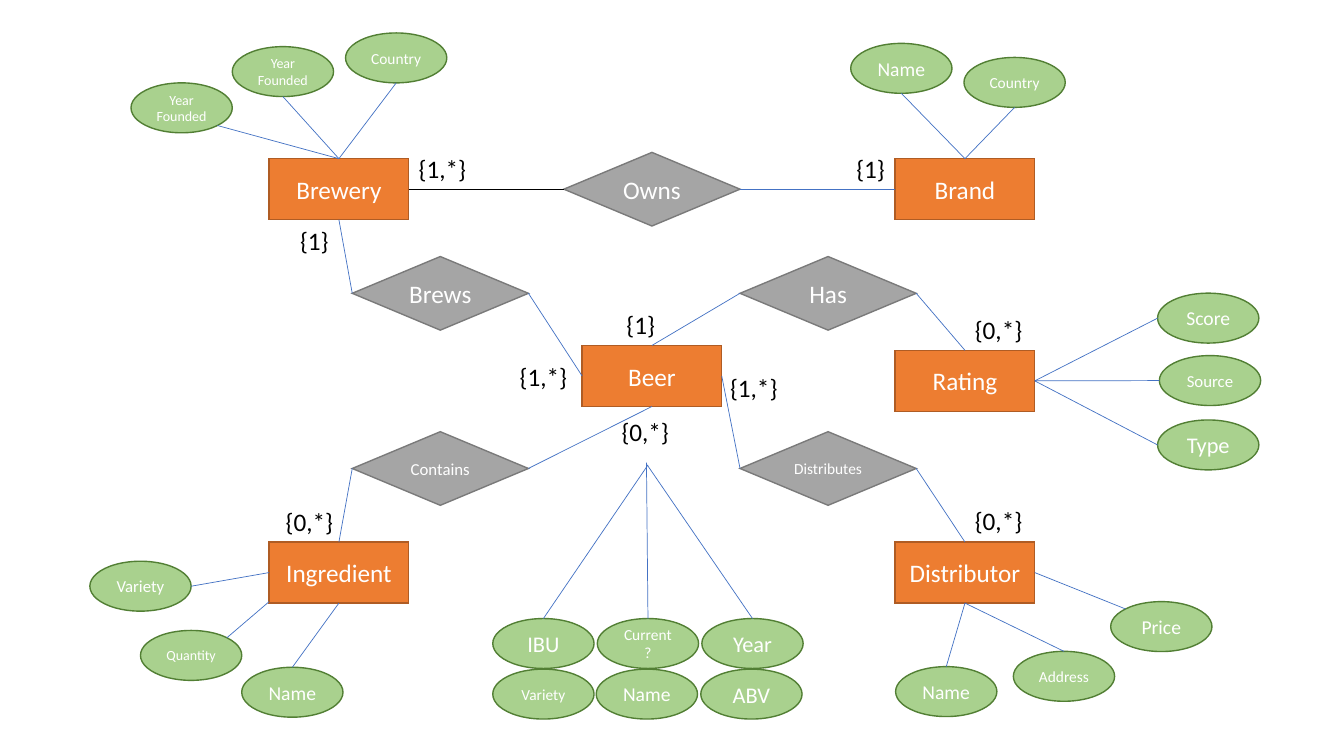
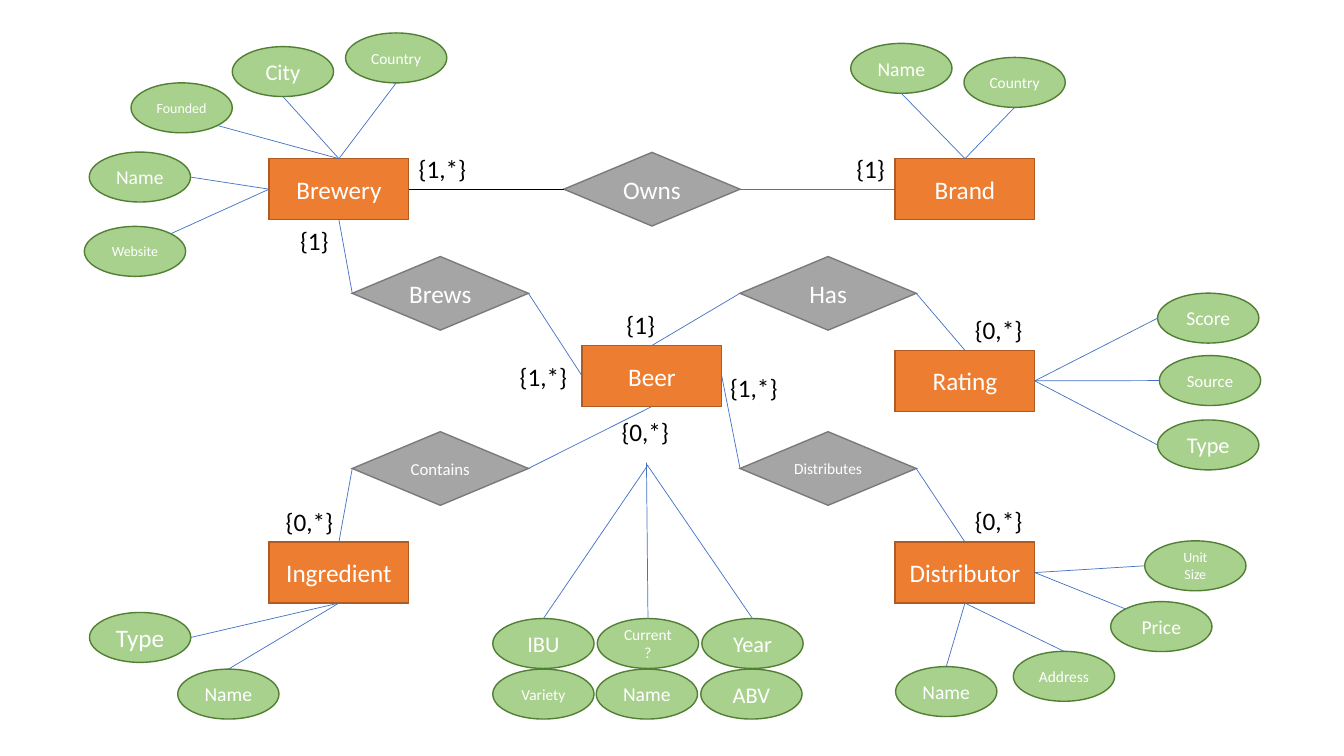
Before and after one commit to nsbender/CS342, a slide deck: slide 1 of project/ERD.pptx. Drawn at 1344x756 pixels with LibreOffice and Linux fonts; fonts in the diff are those of the drawing. Boxes give left, top, right and bottom in pixels: in the first picture for what was removed or moved away, otherwise in the second. Text is boxed around its words. In the diff, an @@ line names an element or a change of style, - is before the commit and + after.

```diff
--- a/project/ERD.pptx
+++ b/project/ERD.pptx
@@ text in ellipse at [266, 65, 301, 84]: text changed; size 10 to 16 pt @@
-Year Founded
+City
@@ text in ellipse at [157, 103, 207, 113]: text changed @@
-Year Founded
+Founded
@@ ellipse added at [90, 152, 191, 203], fill #A9D18E, outline #538035 1 pt, 14 pt, text #FFFFFF @@
+Name
@@ line added from (191, 177) to (269, 190), #4472C4 0.5 pt @@
@@ line added from (170, 234) to (269, 190), #4472C4 0.5 pt @@
@@ ellipse added at [85, 227, 186, 277], fill #A9D18E, outline #538035 1 pt, 10 pt, text #FFFFFF @@
+Website
@@ line added from (1035, 573) to (1145, 566), #4472C4 0.5 pt @@
@@ ellipse added at [1145, 541, 1246, 592], fill #A9D18E, outline #538035 1 pt, 10 pt, text #FFFFFF @@
+Unit
+Size
@@ ellipse "Type": place and size @@
-ellipse "Type" at [90, 562, 191, 612]
+ellipse "Type" at [90, 613, 191, 663]
@@ line moved from (192, 587) - (269, 573) to (191, 637) - (339, 603) @@
@@ line removed from (227, 638) to (269, 602) @@
@@ line moved from (292, 667) - (339, 603) to (229, 669) - (339, 603) @@
@@ text in ellipse at [116, 631, 164, 651]: text changed; size 12 to 18 pt @@
-Variety
+Type
@@ ellipse removed at [140, 630, 241, 681] @@
-Quantity
@@ ellipse "Name": place and size @@
-ellipse "Name" at [242, 667, 343, 718]
+ellipse "Name" at [177, 669, 278, 720]
```
Also in this commit, not shown: 4 other files.
